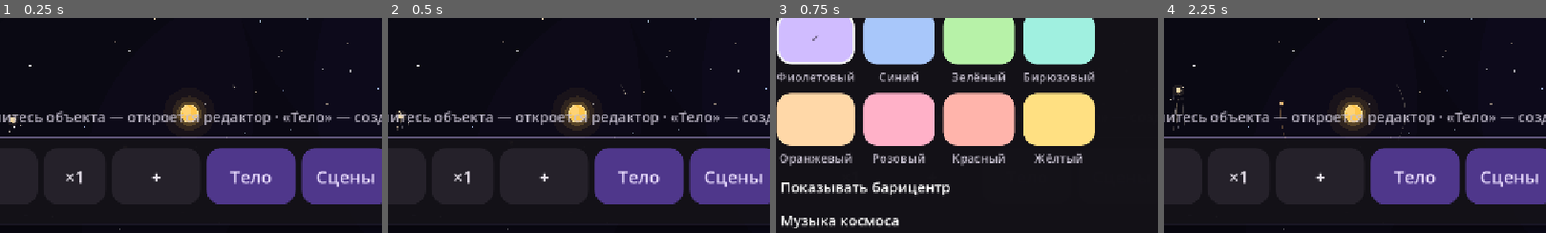
Above: before the commit, frames 1-4 (left to right).
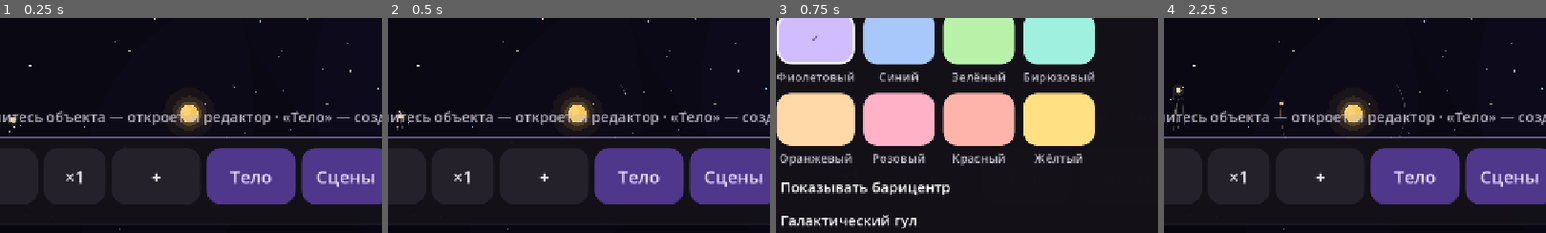
Above: after the commit, the same moments.

Repository: yusibovismail803-glitch/Kosmos
Game: Godot game, scene res://main.tscn
Two runs of this game, one before a commit and one after it. Both use one fixed random seed, a clock stepped at 60 frames per second and the inputs below.
Inputs:
- Up to frame 1 (0.25 s): no input
- Up to frame 2 (0.5 s): no input
- Up to frame 3 (0.75 s): click "Настройки" at 0.5 s
- Up to frame 4 (2.25 s): click "Музыка космоса" (after the commit: "Галактический гул") at 1.25 s; click "Пауза" at 2 s
The pictures show only the part of the screen within x 22-72%, y 50-100%; the shares and areas given below are measured in that part.

Frames 1-2 are identical in both runs. In frame 3, 1.0% of the frame differs, in the area x 2-37%, y 91-98%; in frame 4, nothing differs.

Commit message:
Release 1.2: darker deeper galactic ambience

Diff:
--- a/project.godot
+++ b/project.godot
@@ -4,7 +4,7 @@
 [application]
 
 config/name="Космос"
-config/version="1.1"
+config/version="1.2"
 run/main_scene="res://main.tscn"
 config/features=PackedStringArray("4.7", "GL Compatibility")
 config/icon="res://icon.jpg"
--- a/scripts/hud.gd
+++ b/scripts/hud.gd
@@ -787,7 +787,7 @@
 	box.add_child(bary)
 
 	_music_check = CheckButton.new()
-	_music_check.text = "Музыка космоса"
+	_music_check.text = "Галактический гул"
 	_music_check.button_pressed = _music_enabled
 	_music_check.add_theme_font_size_override("font_size", 24)
 	_music_check.add_theme_color_override("font_color", ON_SURFACE)
--- a/scripts/space_music.gd
+++ b/scripts/space_music.gd
@@ -1,24 +1,18 @@
 extends AudioStreamPlayer
 
-const MIX_RATE := 11025.0
-const BUFFER_SECONDS := 0.25
+const MIX_RATE := 22050
+const LOOP_SECONDS := 16.0
+const TARGET_DB := -6.0
+const SILENT_DB := -60.0
 
 var enabled := true
 
-var _time := 0.0
-var _phase_a := 0.0
-var _phase_b := 0.0
-var _phase_c := 0.0
-var _phase_d := 0.0
-var _volume_db := -60.0
+var _volume_db := SILENT_DB
 
 
 func _ready() -> void:
 	process_mode = Node.PROCESS_MODE_ALWAYS
-	var generator := AudioStreamGenerator.new()
-	generator.mix_rate = MIX_RATE
-	generator.buffer_length = BUFFER_SECONDS
-	stream = generator
+	stream = _make_galaxy_loop()
 	volume_db = _volume_db
 	play()
 
@@ -29,35 +23,63 @@
 		play()
 
 
+func _exit_tree() -> void:
+	stop()
+	stream = null
+
+
 func _process(delta: float) -> void:
-	var target_db := -20.0 if enabled else -60.0
-	_volume_db = lerpf(_volume_db, target_db, clampf(delta * 2.0, 0.0, 1.0))
+	var target_db := TARGET_DB if enabled else SILENT_DB
+	_volume_db = lerpf(_volume_db, target_db, clampf(delta * 1.6, 0.0, 1.0))
 	volume_db = _volume_db
 	if not enabled:
-		if _volume_db < -55.0 and playing:
+		if _volume_db < SILENT_DB + 4.0 and playing:
 			stop()
 		return
 	if not playing:
 		play()
-	var playback := get_stream_playback() as AudioStreamGeneratorPlayback
-	if playback == null:
-		return
-	var frames: int = playback.get_frames_available()
-	if frames <= 0:
-		return
-	var step := 1.0 / MIX_RATE
+
+
+func _make_galaxy_loop() -> AudioStreamWAV:
+	var frames := int(MIX_RATE * LOOP_SECONDS)
+	var data := PackedByteArray()
+	data.resize(frames * 4)
+	var step := 1.0 / float(MIX_RATE)
+	var phases := [0.0, 0.0, 0.0, 0.0]
+	var air_a := 0.0
+	var air_b := 0.0
+	var left_phase := 0.0
+	var right_phase := 0.0
+	var freqs := [32.75, 65.4375, 77.8125, 98.0]
+	var amps := [0.24, 0.18, 0.14, 0.09]
 	for i in frames:
-		_time += step
-		var drift := sin(_time * TAU * 0.021)
-		var swell := 0.5 + 0.5 * sin(_time * TAU * 0.013)
-		_phase_a += TAU * (55.0 + drift * 1.5) * step
-		_phase_b += TAU * (82.41 + drift * 2.0) * step
-		_phase_c += TAU * (110.0 + drift * 2.5) * step
-		_phase_d += TAU * (164.81 + drift * 3.0) * step
-		var sample := sin(_phase_a) * 0.30
-		sample += sin(_phase_b) * 0.20 * swell
-		sample += sin(_phase_c) * 0.14
-		sample += sin(_phase_d) * 0.07 * (1.0 - swell)
-		sample += sin(_time * TAU * 0.37) * 0.025 * swell
-		sample = clampf(sample, -1.0, 1.0)
-		playback.push_frame(Vector2(sample, sample))
+		var t := float(i) * step
+		var breath := 0.5 + 0.5 * sin(TAU * t * 0.0625)
+		var pulse := 0.5 + 0.5 * sin(TAU * t * 0.125)
+		var drift := sin(TAU * t * 0.1875)
+		var sample := 0.0
+		for v in freqs.size():
+			phases[v] += TAU * (freqs[v] + drift * (0.12 + v * 0.05)) * step
+			sample += sin(phases[v]) * amps[v] * (0.72 + 0.28 * breath)
+		air_a += TAU * (155.5625 + drift * 0.2) * step
+		air_b += TAU * (233.0625 + drift * 0.3) * step
+		sample += sin(air_a) * 0.028 * (0.35 + 0.65 * breath)
+		sample += sin(air_b) * 0.016 * (0.3 + 0.7 * pulse)
+		sample += sin(TAU * t * 0.25) * 0.02
+		left_phase += TAU * 0.03125 * step
+		right_phase += TAU * 0.046875 * step
+		var left := sample + sin(left_phase) * 0.055 * pulse
+		var right := sample + sin(right_phase) * 0.055 * breath
+		left = tanh(left * 1.5) * 0.9
+		right = tanh(right * 1.5) * 0.9
+		data.encode_s16(i * 4, int(clampf(left, -1.0, 1.0) * 32767.0))
+		data.encode_s16(i * 4 + 2, int(clampf(right, -1.0, 1.0) * 32767.0))
+	var wav := AudioStreamWAV.new()
+	wav.format = AudioStreamWAV.FORMAT_16_BITS
+	wav.mix_rate = MIX_RATE
+	wav.stereo = true
+	wav.data = data
+	wav.loop_mode = AudioStreamWAV.LOOP_FORWARD
+	wav.loop_begin = 0
+	wav.loop_end = frames
+	return wav
Not shown, changed: MEMORIA.md
